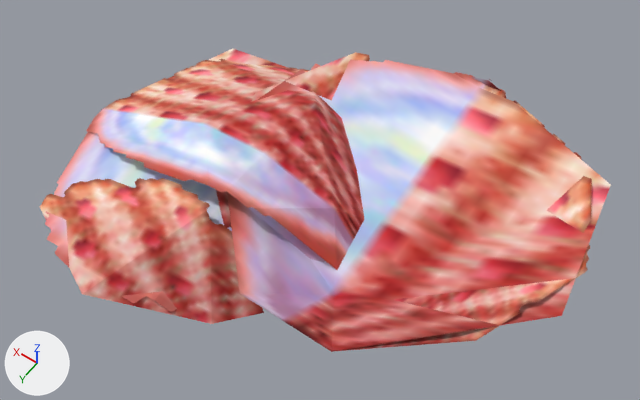
Renders of the glTF model site/public/sm64ds/models/obj_shell.glb from each side of a commit.
Rendered twice from a 50 mm camera at (-25.6, 43.9, 74.9) aimed at (7.0, -1.7, 3.2). The lights are fixed; the arrows at lower left show +X, +Y and +Z. The first picture is the older version.

The first picture shows 'obj_shell'.
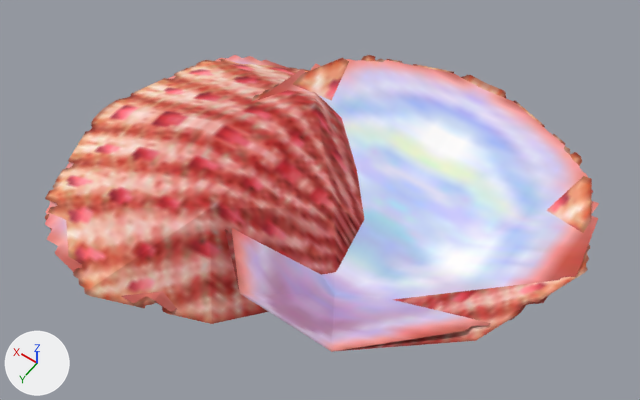
Changed parts and their boxes (x1, y1, x2, y2) in the pictures (640 x 400 px):
'obj_shell', surface changed: (45, 55, 599, 352) in both

Diff of the bpy script that builds the scene:
```diff
--- a/site/public/sm64ds/models/obj_shell.glb.py
+++ b/site/public/sm64ds/models/obj_shell.glb.py
@@ mat_mat_obj_shell @@
 n7 = _N.new('ShaderNodeTexImage'); n7.name = 'Image Texture'
 n7.image = img_obj_shell
+n7.extension = 'MIRROR'
 _L.new(n0.outputs[0], n1.inputs[0])  # 'BSDF' to 'Surface'
```
